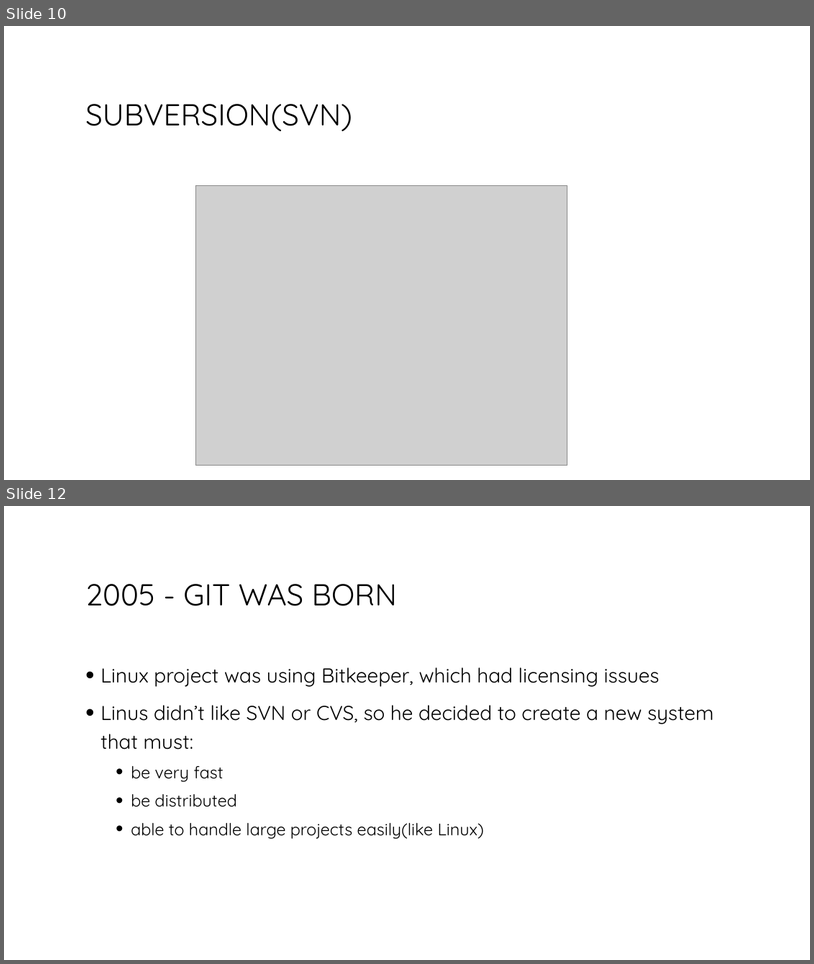
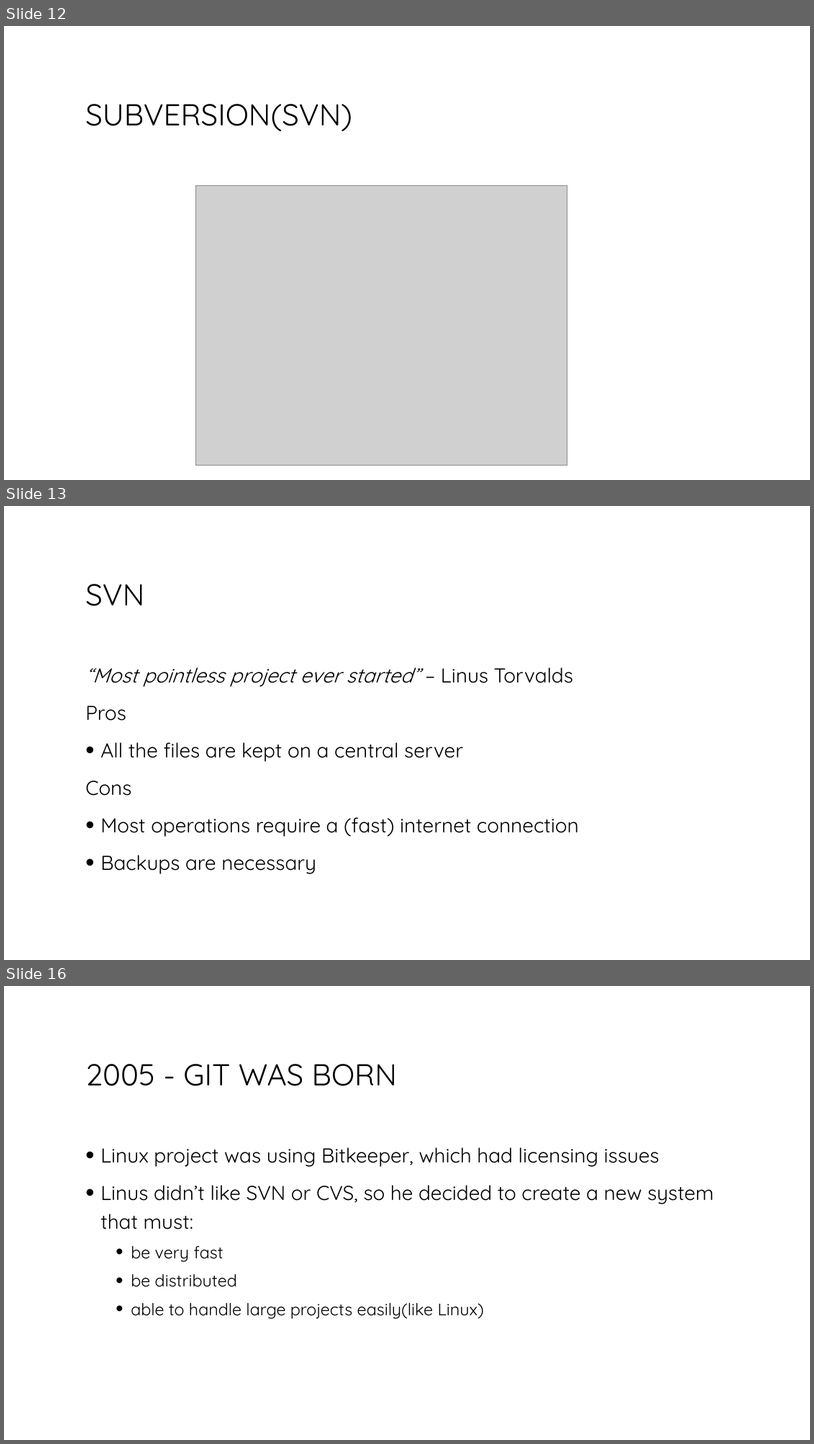
Before and after one commit to bogdanbujdea/git102, a slide deck: Course 1.pptx. Shown one above the other, each under a label of ours: slides 10 and 12 before the commit, slides 12, 13 and 16 after it; the slides between them are not shown. The pictures are 814x964 and 814x1444 pixels, drawn with LibreOffice and Linux fonts; fonts in the diff are those of the drawing; grey boxes stand for pictures. Boxes give left, top, right and bottom in pixels: in the first picture for what was removed or moved away, otherwise in the second. Text is boxed around its words. In the diff, an @@ line names an element or a change of style, - is before the commit and + after.

```diff
--- a/Course 1.pptx
+++ b/Course 1.pptx
@@ slide 13 added at bbox=[4, 506, 810, 960], background #FFFFFF @@
@@ title added at bbox=[85, 584, 144, 606], 36 pt, text #000000 @@
+SVN
@@ text added at bbox=[85, 667, 579, 874], 24 pt, text #000000 @@
+“Most pointless project ever started” – Linus Torvalds
+Pros
+• All the files are kept on a central server
+Cons
+• Most operations require a (fast) internet connection
+• Backups are necessary
@@ what was slide 10 is now slide 12 @@
@@ what was slide 12 is now slide 16 @@
```
Also in this commit, not shown: 6 slides changed, 4 other slides added, 1 slide removed.
